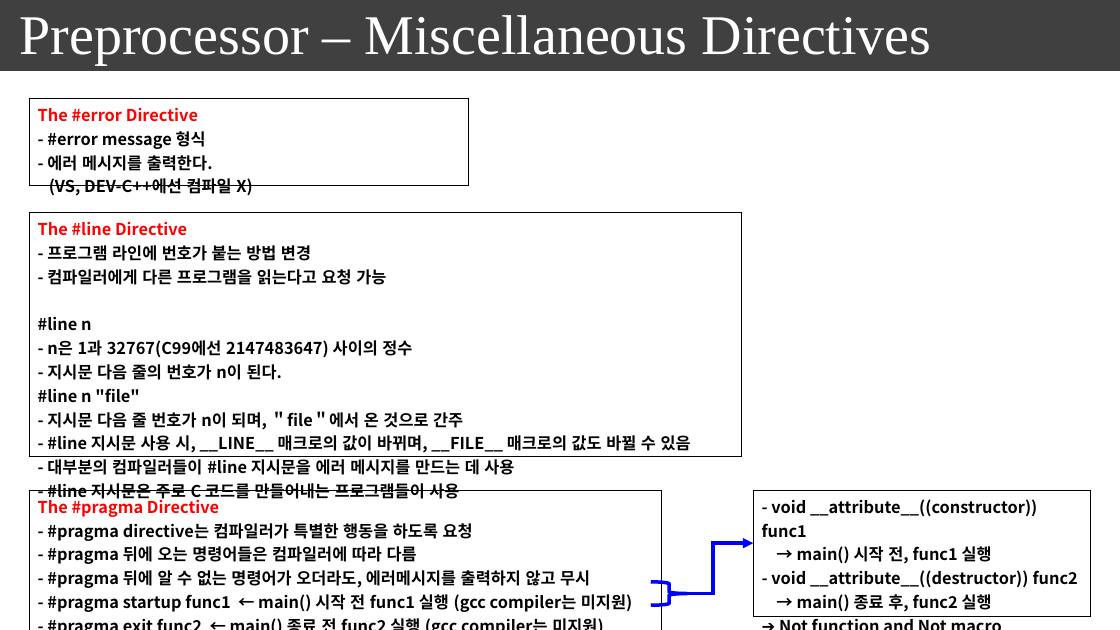
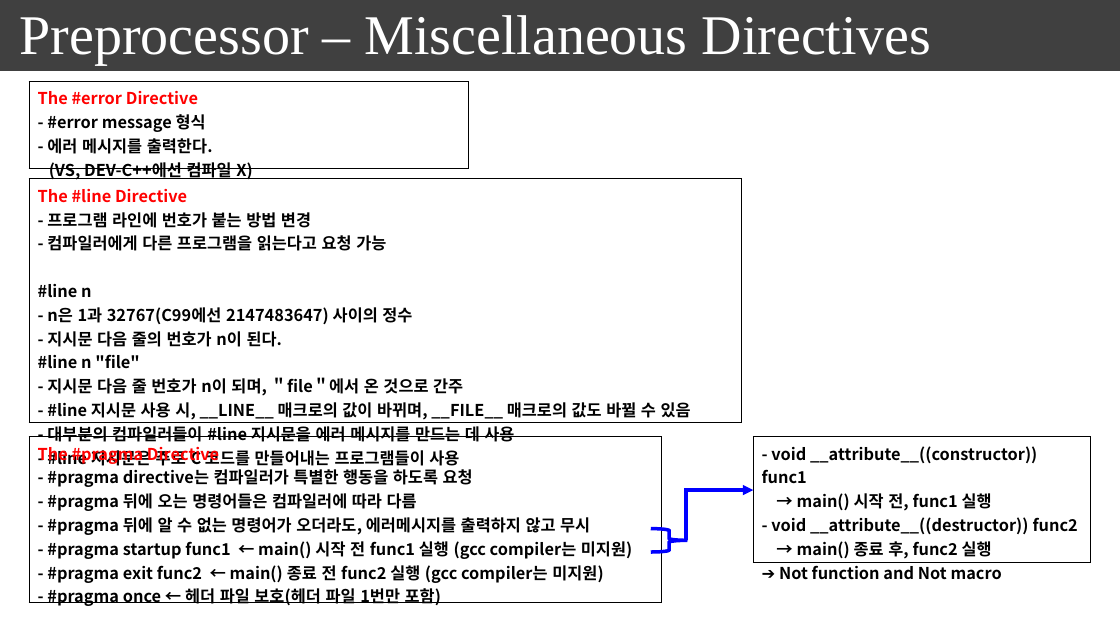
Before and after one commit to seonghokim/Study, a slide deck: slide 33 of everything in c.pptx. Drawn at 1120x630 pixels with LibreOffice and Linux fonts; fonts in the diff are those of the drawing. Boxes give left, top, right and bottom in pixels: in the first picture for what was removed or moved away, otherwise in the second. Text is boxed around its words. In the diff, an @@ line names an element or a change of style, - is before the commit and + after.

```diff
--- a/everything in c.pptx
+++ b/everything in c.pptx
@@ table: place and size @@
-table at [29,98,469,200]
+table at [29,82,469,184]
@@ table: place and size @@
-table at [29,213,743,507]
+table at [29,179,743,586]
@@ table at [29,437,662,610] @@
-row 1, column 1: The #pragma Directive / - #pragma directive는 컴파일러가 특별한 행동을 하도록 요청 / - #pragma 뒤에 오는 명령어들은 컴파일러에 따라 다름 / - #pragma 뒤에 알 수 없는 명령어가 오더라도, 에러메시지를 출력하지 않고 무시 / - #pragma startup func1 ← main() 시작 전 func1 실행 (gcc compiler는 미지원) / - #pragma exit func2 ← main() 종료 전 func2 실행 (gcc compiler는 미지원)
+row 1, column 1: The #pragma Directive / - #pragma directive는 컴파일러가 특별한 행동을 하도록 요청 / - #pragma 뒤에 오는 명령어들은 컴파일러에 따라 다름 / - #pragma 뒤에 알 수 없는 명령어가 오더라도, 에러메시지를 출력하지 않고 무시 / - #pragma startup func1 ← main() 시작 전 func1 실행 (gcc compiler는 미지원) / - #pragma exit func2 ← main() 종료 전 func2 실행 (gcc compiler는 미지원) / - #pragma once ← 헤더 파일 보호(헤더 파일 1번만 포함)
@@ table: place and size @@
-table at [29,490,662,616]
+table at [29,437,662,610]
@@ table: place and size @@
-table at [754,490,1091,616]
+table at [754,437,1091,584]
@@ elbow arrow moved from (687, 594) - (754, 544) to (687, 540) - (754, 490) @@
@@ right brace: place and size @@
-right brace at [651,582,688,606]
+right brace at [651,528,688,552]
```
Also in this commit, not shown: 1 other file.
